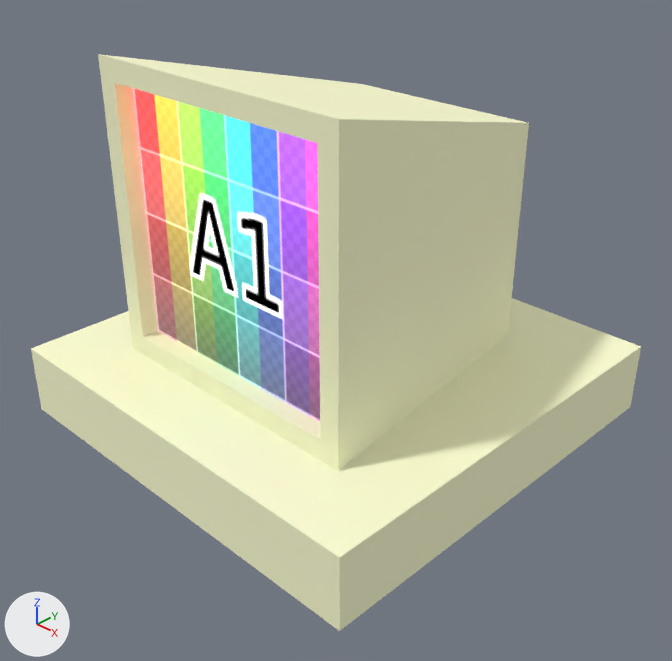
The Blender file Assets/Models/Computer.blend, before and after one commit.
The view is the same before and after, from a 50 mm lens placed at (3.97, -4.03, 3.18), pointed at (0.19, -0.2, 0.28). The lights are fixed; the arrows at lower left show +X, +Y and +Z.

Names of what the first picture shows: 'Case', 'Monitor', 'Screen'.
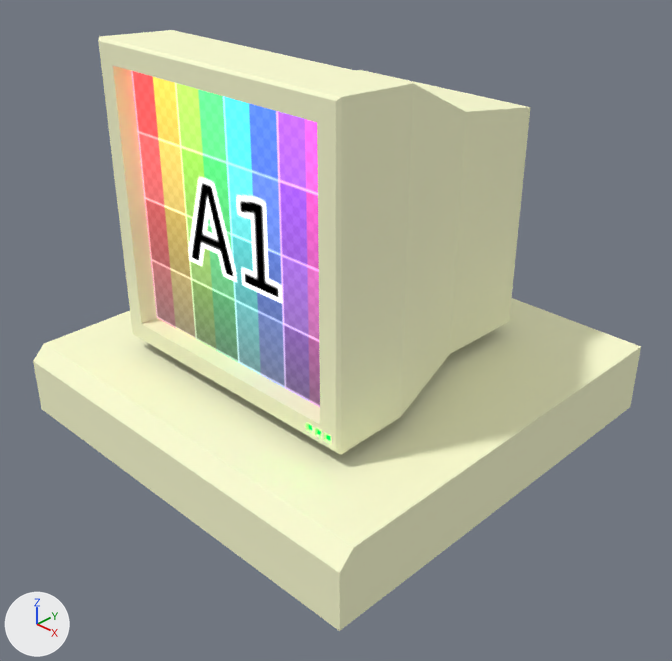
Where the newer file only moved an object's origin or applied its transform, the numbers keep the older frame.

Where the change shows, as pixel boxes [x1, y1, x2, y2] in the pictures (672 x 661 px):
```json
{"object": "Monitor", "change": "reshaped, moved", "before": [98, 54, 529, 471], "after": [98, 30, 531, 455]}
{"object": "Case", "change": "reshaped", "before": [31, 298, 641, 631], "after": [33, 298, 641, 631]}
{"object": "Screen", "change": "moved", "before": [133, 88, 320, 421], "after": [131, 71, 320, 407]}
```

Edits to the scene script, one JSON object a line:
```json
{"block": "me_cube_002", "where": "# used by ob_monitor; location = (0.0, 0.0, 1.0)"}
{"op": "remove", "block": "me_cube_002", "code": "me_cube_002.from_pydata(...)  # 20 vertices, 17 faces; spans x -1.0..1.0, y -1.0..1.0, z -1.0..1.0"}
{"op": "add", "block": "me_cube_002", "code": "me_cube_002.from_pydata(...)  # 56 vertices, 41 faces; spans x -1.0..1.0, y -1.0..1.0, z 0.0..2.0"}
{"block": "me_cube_002", "change": "me_cube_002 part 1: the whole mesh is rebuilt"}
{"block": "me_cube_001", "where": "# used by ob_case; location = (0.0, 0.0, -0.25); scale = (1.5, 1.5, 0.25)"}
{"block": "me_cube_001", "where": "# verts and faces of me_cube_001; kept vertices keep their numbers, new ones are numbered from 8"}
{"block": "me_cube_001", "where": "# before: 0 (-1.0, -1.0, -1.0) at pixel (41, 409), 1 (-1.0, -1.0, 1.0) at pixel (30, 348), 2 (-1.0, 1.0, -1.0), 3 (-1.0, 1.0, 1.0), 4 (1.0, -1.0, -1.0) at pixel (339, 630)"}
{"block": "me_cube_001", "where": "# before: 5 (1.0, -1.0, 1.0) at pixel (339, 557), 6 (1.0, 1.0, -1.0) at pixel (630, 406), 7 (1.0, 1.0, 1.0) at pixel (641, 346)"}
{"op": "remove", "block": "me_cube_001", "code": "me_cube_001.from_pydata(...)  # 8 vertices, 6 faces; spans x -1.0..1.0, y -1.0..1.0, z -1.0..1.0"}
{"op": "add", "block": "me_cube_001", "code": "me_cube_001.from_pydata(...)  # 10 vertices, 7 faces; spans x -1.0..1.0, y -1.0..1.0, z -1.0..1.0"}
{"block": "me_cube_001", "change": "me_cube_001 part 2"}
{"op": "add", "block": "me_cube_001", "code": "delete_vertices([1, 5])  # with the faces that use them"}
{"op": "add", "block": "me_cube_001", "code": "verts[8] = (-1.0, -1.0, 0.6)  # pixel (33, 361)"}
{"op": "add", "block": "me_cube_001", "code": "verts[9] = (-1.0, -0.93, 1.0)  # pixel (43, 343)"}
{"op": "add", "block": "me_cube_001", "code": "verts[10] = (1.0, -0.93, 1.0)  # pixel (353, 547)"}
{"op": "add", "block": "me_cube_001", "code": "verts[11] = (1.0, -1.0, 0.6)  # pixel (339, 572)"}
{"op": "add", "block": "me_cube_001", "code": "faces += [(3, 9, 10, 7), (0, 8, 9, 3, 2), (4, 6, 7, 10, 11), (8, 11, 10, 9), (0, 4, 11, 8)]"}
{"op": "set", "path": "ob_screen.location", "old": "(0.0, 0.0, 1.0)", "new": "(0.0, 0.0, 1.1)"}
{"op": "set", "path": "ob_monitor.location", "old": "(0.0, 0.0, 1.0)", "new": "(0.0, 0.0, 0.1)"}
```
